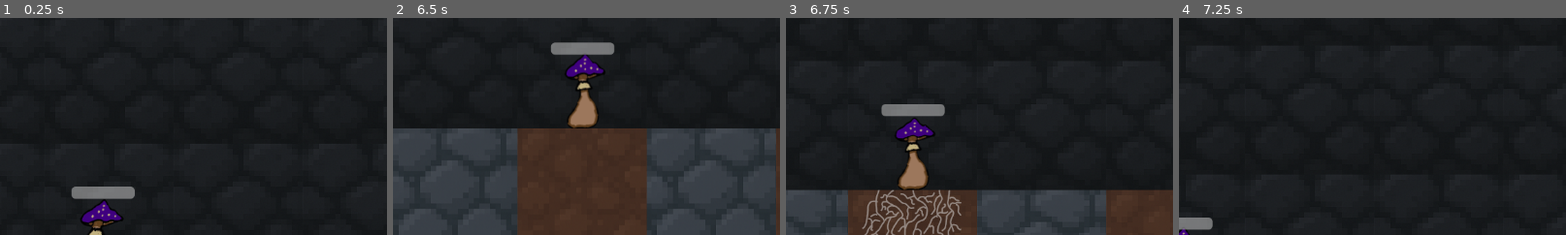
Above: before the commit, frames 1-4 (left to right).
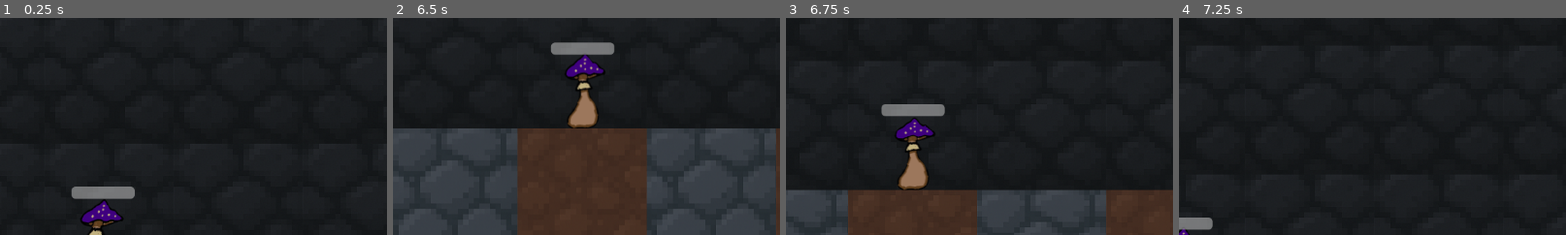
Above: after the commit, the same moments.

Repository: Shroomberg/shroomberg-game
Game: Godot game, scene res://assets/game_root/gameRoot.tscn
The game is run twice, just before and just after one commit, with the same random seed, the same clock (stepped at 60 frames per second) and the same inputs.
Inputs (mouse positions are % of the whole screen's width and height, from its top left):
- Up to frame 1 (0.25 s): no input
- Up to frame 2 (6.5 s): move the mouse to (45, 70) at 0.52 s; hold W (move_up) 0.53-1.25 s; click (45, 70) at 0.67 s; tap Enter at 1.25 s; drag from (80, 65) to (45, 70) at 1.27 s; tap Space (toggle_pause) at 2 s; move the mouse to (20, 35) at 2.02 s; hold A (move_left) 2.03-2.75 s; click "Restart" at 2.75 s; drag from (55, 50) to (20, 35) at 3.52 s; move the mouse to (35, 25) at 4.27 s; hold S (move_down) 4.28-5 s; drag from (6, 42) to (35, 25) at 5.02 s; move the mouse to (30, 55) at 5.77 s; hold W (move_up) from 5.78 s (still down); click (30, 55) at 5.92 s
- Up to frame 3 (6.75 s): release W (move_up) at 6.5 s; drag from (60, 28) to (36, 67) at 6.52 s
- Up to frame 4 (7.25 s): no input
The pictures show only the part of the screen within x 11-61%, y 50-100%; the shares and areas given below are measured in that part.

Frames 1-2 are identical in both runs. In frame 3, 1.8% of the frame differs, in the area x 19-46%, y 79-100%; in frame 4, nothing differs.

Commit message:
Updated root flow

Diff:
--- a/assets/world/world.gd
+++ b/assets/world/world.gd
@@ -2,12 +2,11 @@
 
 @export var map_size: int = 10;
 @export var min_groth_distance: int = 3;
-@export var root_decay_rate: float = 1
+@export var root_decay_rate: float = 0.3
 @export var root_groth_rate: float = 3
-@export var root_distance_penalty: float = 0.75
+@export var root_distance_penalty: float = 0.8
 @export var max_root_size: float = 10
-@export var grown_root_size: float = 5
-@export var root_state_count: int = 4
+@export var root_state_count: int = 5
 
 var mushrooms: Dictionary[int, Array]
 var roots: Dictionary[int, float]
@@ -22,14 +21,14 @@
 func get_root_data(position: int) -> int:
 	return $Roots.get_cell_source_id(Vector2i(position, 0))
 
-func is_grown_root(position: int):
-	return roots[position] > grown_root_size
-
 func get_cell_position(postion: int) -> float:
 	return $Terrain.map_to_local(Vector2i(postion, 0)).x
 
 func get_borrowed_mushroom(position: int) -> Mushroom:
-	return mushrooms[position].filter(func(q: Mushroom): return q.is_borrowed()).front()
+	for q in mushrooms[position]:
+		if q.is_borrowed():
+			return q
+	return null
 
 func is_cell_free_to_grow(position: int) -> bool:
 	for d in range(0, min_groth_distance):
@@ -47,7 +46,7 @@
 
 func apply_root_tiles():
 	for cell_id in range(-map_size, map_size):
-		var tile_id = round(roots[cell_id] * root_state_count / max_root_size) - 1;
+		var tile_id = round(roots[cell_id] * root_state_count / max_root_size) - 2;
 		$Roots.set_cell(Vector2i(cell_id, 0), tile_id, Vector2i.ZERO, 0)
 
 func natual_groth(delta: float):
